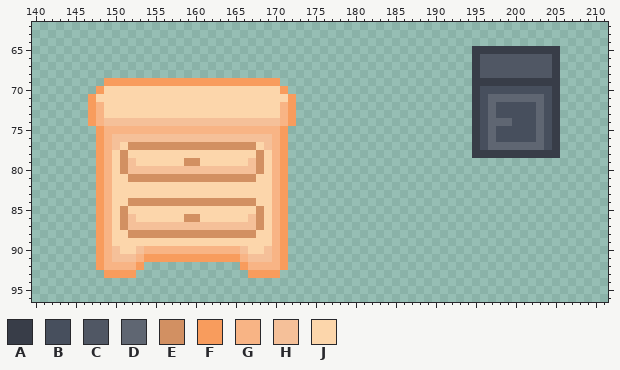
Two versions of one pixel-art file, src/_assets/tilesets.aseprite. Above: the version before the commit.
240x240 pixels, 1 frame. Colours within 5 levels of each other are drawn and written as one. Shown: x 140..211, y 62..96. The commit also changed other parts of the picture, which this record leaves out.
Palette (. is transparent): A #383d48  B #474f5d  C #505764  D #5f6672  E #d29062  F #f89c5d  G #f8b485  H #f5c099  J #fcd6ab
After:
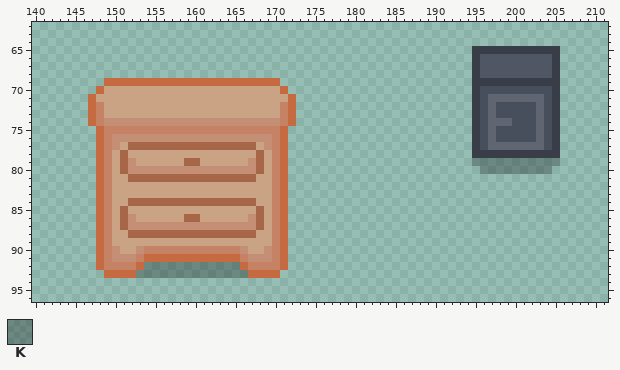
Colours new in this view: K #00000048
Difference:
{"colour":"E","old":"#d29062","new":"#a86648"}
{"colour":"F","old":"#f89c5d","new":"#c66a42"}
{"colour":"G","old":"#f8b485","new":"#c68264"}
{"colour":"H","old":"#f5c099","new":"#c48f75"}
{"colour":"J","old":"#fcd6ab","new":"#caa284"}
{"where": "layer \"Layer 1\""}
{"y":79,"x":195,"old":"...........","new":"KKKKKKKKKKK"}
{"y":80,"x":196,"old":".........","new":"KKKKKKKKK"}
{"y":92,"x":154,"old":"............","new":"KKKKKKKKKKKK"}
{"y":93,"x":153,"old":"..............","new":"KKKKKKKKKKKKKK"}
{"label":"changed","picture_box":[88,78,296,278]}
{"label":"added","picture_box":[472,158,560,174]}
